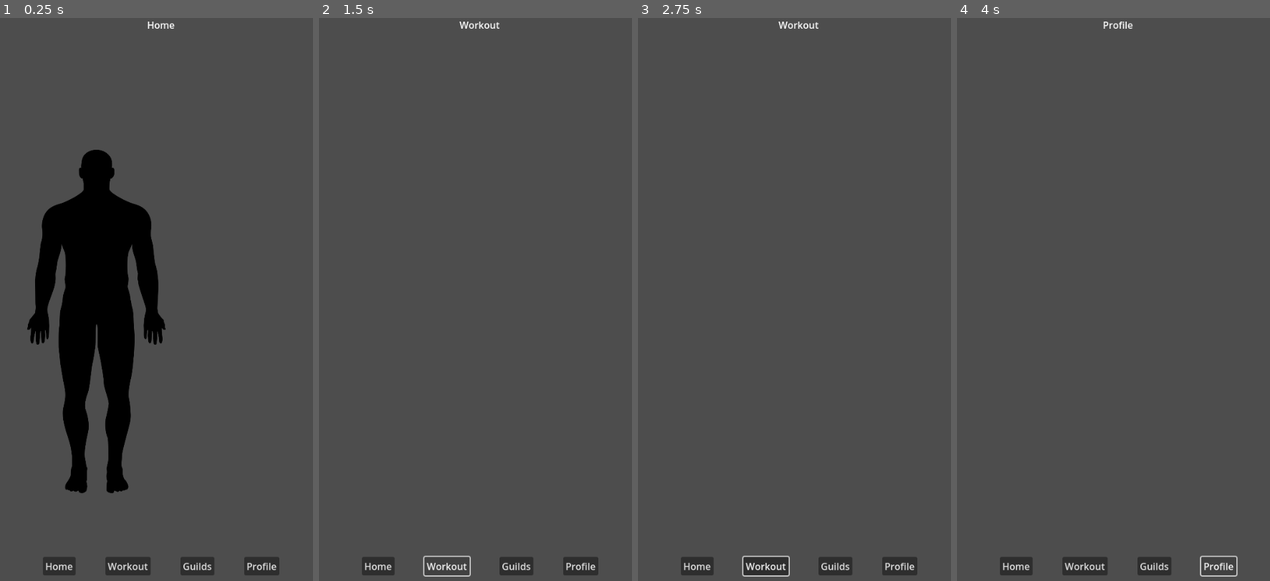
Above: before the commit, frames 1-4 (left to right).
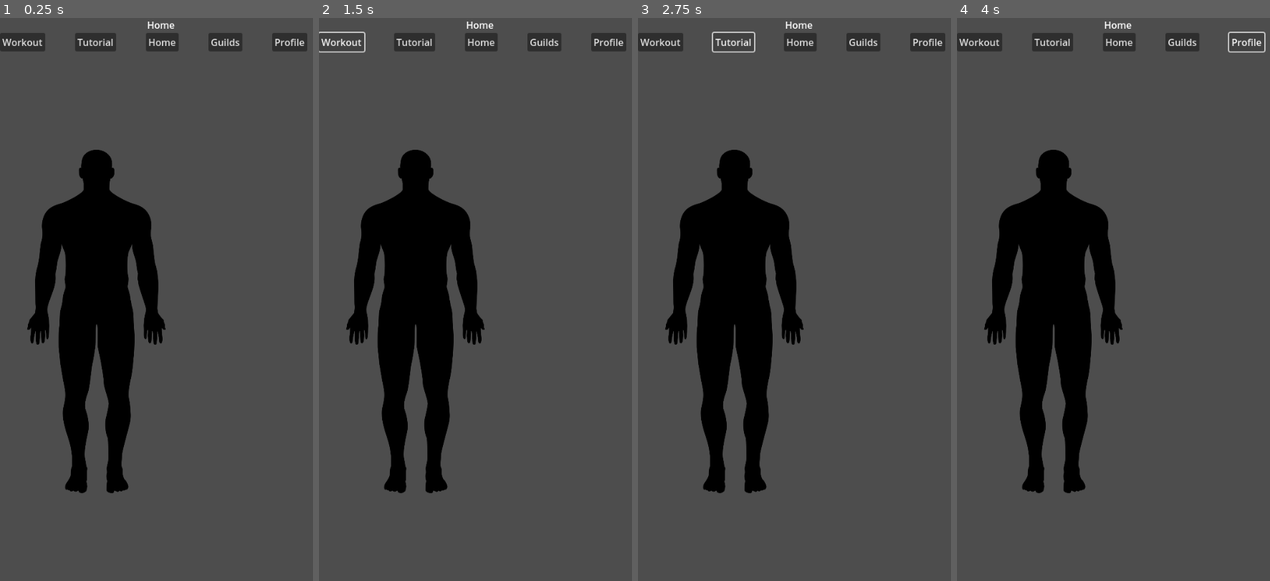
Above: after the commit, the same moments.

Repository: NxKuma/Fit-Quest-App
Game: Godot game, scene res://main.tscn
The game is run twice, just before and just after one commit, with the same random seed, the same clock (stepped at 60 frames per second) and the same inputs.
Inputs (mouse positions are in pixels of both pictures, inside the frame that each line leads up to):
- Up to frame 1 (0.25 s): no input
- Up to frame 2 (1.5 s): click "Home" at 0.5 s; click "Workout" at 1.25 s
- Up to frame 3 (2.75 s): click (735, 40) at 2 s, where only the run after the commit has a clickable "Tutorial"
- Up to frame 4 (4 s): click "Guilds" at 2.75 s; click "Profile" at 3.5 s

The runs differ from the first frame. In frame 1, 3.1% of the frame differs, in the area x 0-99%, y 2-99%; in frame 2, 16%; in frame 3, 16%, in the area x 0-99%, y 0-100%; in frame 4, 16%.
Error after the commit: Cannot call method 'get_children' on a null value. (res://main.gd:11)

Commit message:
in the middle of revamping navigation bar

Diff:
--- a/main.gd
+++ b/main.gd
@@ -1,6 +1,6 @@
 extends Control
 
-@export var initialView := 0
+@export var initialView := 2
 
 @onready var views: MarginContainer = %Views
 @onready var buttons: HBoxContainer = %Buttons
--- a/main.tscn
+++ b/main.tscn
@@ -1,10 +1,12 @@
-[gd_scene load_steps=6 format=3 uid="uid://bl4y6jd2d3nrt"]
+[gd_scene load_steps=8 format=3 uid="uid://bl4y6jd2d3nrt"]
 
 [ext_resource type="Script" path="res://main.gd" id="1_bhc7n"]
 [ext_resource type="PackedScene" uid="uid://hksd5fbuiqlu" path="res://views/home_view.tscn" id="2_s1anr"]
+[ext_resource type="PackedScene" uid="uid://bdcc8ok0c48ne" path="res://views/tutorial_view.tscn" id="3_blyws"]
 [ext_resource type="PackedScene" uid="uid://6xmlyob2ti21" path="res://views/workout_view.tscn" id="3_wvkul"]
 [ext_resource type="PackedScene" uid="uid://c0nggtkx5i15l" path="res://views/guilds_view.tscn" id="4_pypkf"]
 [ext_resource type="PackedScene" uid="uid://dghtag0kp8owr" path="res://views/profile_view.tscn" id="5_wrjgc"]
+[ext_resource type="PackedScene" uid="uid://cg2sqvy51d0c3" path="res://navigation_bar.tscn" id="7_af8cx"]
 
 [node name="Main" type="Control"]
 layout_mode = 3
@@ -28,11 +30,15 @@
 layout_mode = 2
 size_flags_vertical = 4
 
-[node name="Home View" parent="VBoxContainer/Views" instance=ExtResource("2_s1anr")]
+[node name="Workout View" parent="VBoxContainer/Views" instance=ExtResource("3_wvkul")]
 visible = false
 layout_mode = 2
 
-[node name="Workout View" parent="VBoxContainer/Views" instance=ExtResource("3_wvkul")]
+[node name="Tutorial View" parent="VBoxContainer/Views" instance=ExtResource("3_blyws")]
+visible = false
+layout_mode = 2
+
+[node name="Home View" parent="VBoxContainer/Views" instance=ExtResource("2_s1anr")]
 visible = false
 layout_mode = 2
 
@@ -44,41 +50,16 @@
 visible = false
 layout_mode = 2
 
-[node name="Navigation Bar" type="MarginContainer" parent="."]
-layout_mode = 1
-anchors_preset = 7
-anchor_left = 0.5
-anchor_top = 1.0
-anchor_right = 0.5
-anchor_bottom = 1.0
-offset_left = -198.5
-offset_top = -81.0
-offset_right = 198.5
-grow_horizontal = 2
-grow_vertical = 0
-size_flags_horizontal = 4
-size_flags_vertical = 8
-theme_override_constants/margin_top = 25
-theme_override_constants/margin_bottom = 25
-
-[node name="Buttons" type="HBoxContainer" parent="Navigation Bar"]
-unique_name_in_owner = true
-layout_mode = 2
-size_flags_horizontal = 4
-theme_override_constants/separation = 50
-
-[node name="Home Button" type="Button" parent="Navigation Bar/Buttons"]
-layout_mode = 2
-text = "Home"
-
-[node name="Workout Button" type="Button" parent="Navigation Bar/Buttons"]
-layout_mode = 2
-text = "Workout"
-
-[node name="Guilds Button" type="Button" parent="Navigation Bar/Buttons"]
-layout_mode = 2
-text = "Guilds"
-
-[node name="Profile Button" type="Button" parent="Navigation Bar/Buttons"]
-layout_mode = 2
-text = "Profile"
+[node name="Navigation Bar" parent="." instance=ExtResource("7_af8cx")]
+layout_mode = 0
+anchors_preset = 0
+anchor_left = 0.0
+anchor_top = 0.0
+anchor_right = 0.0
+anchor_bottom = 0.0
+offset_left = 0.0
+offset_top = 0.0
+offset_right = 397.0
+offset_bottom = 81.0
+grow_horizontal = 1
+grow_vertical = 1
--- /dev/null
+++ b/navigation_bar.gd
@@ -0,0 +1,14 @@
+extends MarginContainer
+
+@export var home_view: PackedScene
+@export var workout_view: PackedScene
+@export var guilds_view: PackedScene
+@export var tutorial_view: PackedScene
+@export var profile_view: PackedScene
+
+
+func connectButton(button: Button, scene: PackedScene):
+	button.pressed.connect(changeToScene(scene))
+
+func changeToScene(scene: PackedScene):
+	get_tree().change_scene_to_packed(scene)
--- /dev/null
+++ b/navigation_bar.tscn
@@ -0,0 +1,54 @@
+[gd_scene load_steps=3 format=3 uid="uid://cg2sqvy51d0c3"]
+
+[ext_resource type="Script" path="res://navigation_bar.gd" id="1_5isps"]
+[ext_resource type="PackedScene" uid="uid://hksd5fbuiqlu" path="res://views/home_view.tscn" id="2_i6ur2"]
+
+[node name="Navigation Bar" type="MarginContainer"]
+anchors_preset = 7
+anchor_left = 0.5
+anchor_top = 1.0
+anchor_right = 0.5
+anchor_bottom = 1.0
+offset_left = -198.5
+offset_top = -81.0
+offset_right = 198.5
+grow_horizontal = 2
+grow_vertical = 0
+size_flags_horizontal = 4
+size_flags_vertical = 8
+theme_override_constants/margin_top = 25
+theme_override_constants/margin_bottom = 25
+script = ExtResource("1_5isps")
+home_view = ExtResource("2_i6ur2")
+
+[node name="Buttons" type="HBoxContainer" parent="."]
+unique_name_in_owner = true
+layout_mode = 2
+size_flags_horizontal = 4
+theme_override_constants/separation = 50
+
+[node name="Workout Button" type="Button" parent="Buttons"]
+layout_mode = 2
+text = "Workout"
+
+[node name="Tutorial Button" type="Button" parent="Buttons"]
+layout_mode = 2
+text = "Tutorial"
+
+[node name="Home Button" type="Button" parent="Buttons"]
+layout_mode = 2
+text = "Home"
+
+[node name="Guilds Button" type="Button" parent="Buttons"]
+layout_mode = 2
+text = "Guilds"
+
+[node name="Profile Button" type="Button" parent="Buttons"]
+layout_mode = 2
+text = "Profile"
+
+[connection signal="pressed" from="Buttons/Workout Button" to="." method="_on_workout_button_pressed"]
+[connection signal="pressed" from="Buttons/Tutorial Button" to="." method="_on_tutorial_button_pressed"]
+[connection signal="pressed" from="Buttons/Home Button" to="." method="_on_home_button_pressed"]
+[connection signal="pressed" from="Buttons/Guilds Button" to="." method="_on_guilds_button_pressed"]
+[connection signal="pressed" from="Buttons/Profile Button" to="." method="_on_profile_button_pressed"]
--- /dev/null
+++ b/views/tutorial_view.tscn
@@ -0,0 +1,22 @@
+[gd_scene format=3 uid="uid://bdcc8ok0c48ne"]
+
+[node name="Tutorial View" type="Control"]
+layout_mode = 3
+anchors_preset = 15
+anchor_right = 1.0
+anchor_bottom = 1.0
+grow_horizontal = 2
+grow_vertical = 2
+
+[node name="Label" type="Label" parent="."]
+layout_mode = 1
+anchors_preset = 5
+anchor_left = 0.5
+anchor_right = 0.5
+offset_left = -24.5
+offset_right = 24.5
+offset_bottom = 23.0
+grow_horizontal = 2
+text = "Tutorial
+
+"
